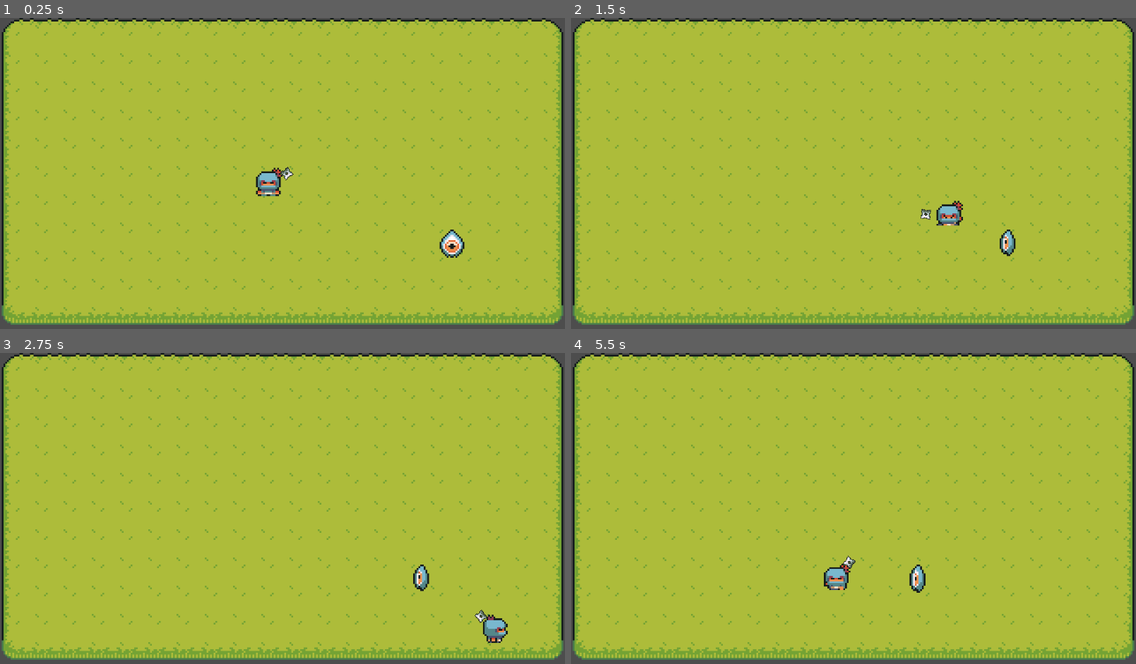
Above: before the commit, frames 1-4 (two rows, left to right).
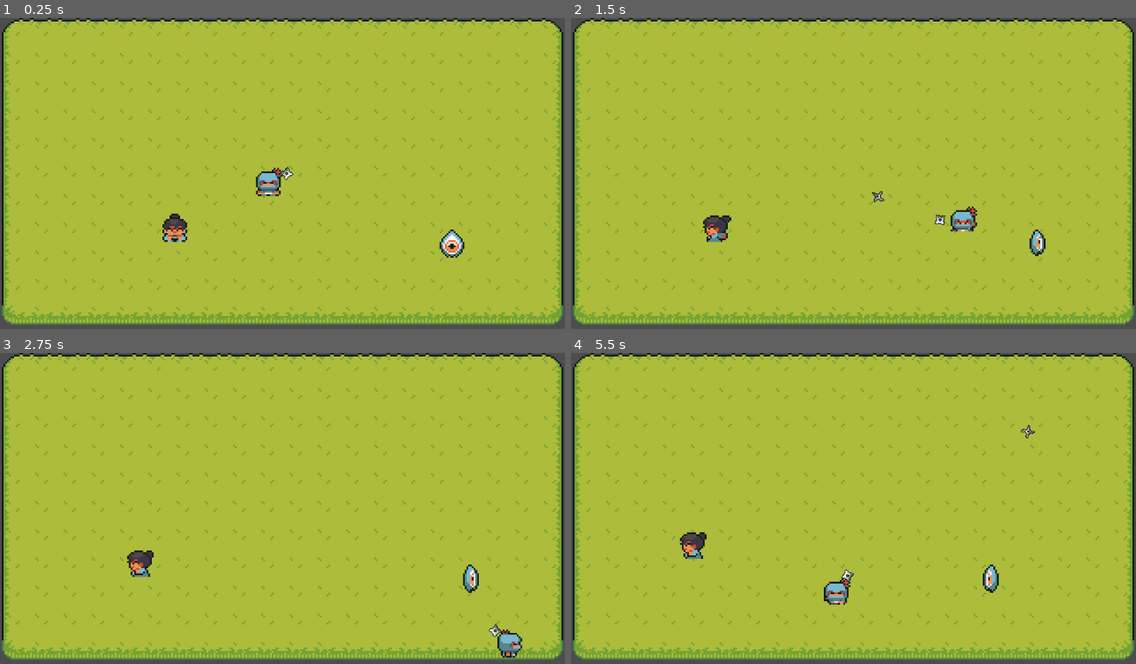
Above: after the commit, the same moments.

Repository: mystal/wild-jam-81
Game: Godot game, scene res://dev/levels/test_level.tscn
The game is run twice, just before and just after one commit, with the same random seed, the same clock (stepped at 60 frames per second) and the same inputs.
Inputs (mouse positions are in pixels of both pictures, inside the frame that each line leads up to):
- Up to frame 1 (0.25 s): no input
- Up to frame 2 (1.5 s): tap Enter at 0.5 s; move the mouse to (977, 161) at 0.52 s; hold D (move_right) 0.53-1.28 s; click (977, 161) at 0.6 s; move the mouse to (740, 192) at 1.27 s; hold S (move_down) from 1.28 s (still down); click (740, 192) at 1.35 s
- Up to frame 3 (2.75 s): move the mouse to (339, 443) at 2.02 s; release S (move_down) at 2.03 s; hold D (move_right) from 2.03 s (still down); right-click (339, 443) at 2.1 s; click (339, 443) at 2.3 s
- Up to frame 4 (5.5 s): move the mouse to (825, 573) at 2.77 s; release D (move_right) at 2.78 s; hold W (move_up) 2.78-3.53 s; click (825, 573) at 2.85 s; move the mouse to (1023, 558) at 3.52 s; hold A (move_left) 3.53-5.03 s; click (1023, 558) at 3.6 s; move the mouse to (684, 464) at 4.27 s; right-click (684, 464) at 4.35 s; click (684, 464) at 4.55 s; move the mouse to (881, 511) at 5.02 s; hold S (move_down) from 5.03 s (still down); click (881, 511) at 5.1 s

The runs differ from the first frame. In frame 1, 0.3% of the frame differs, in the area x 28-34%, y 62-73%; in frame 2, 1.3%; in frame 3, 1.3%; in frame 4, 1.4%, in the area x 19-83%, y 23-81%.

Commit message:
feat: add samurai blue NPC with idle/wander states - TODO: need to set a range on the wander state so the character stays within bounds. also slight refactor to the state machine so that we only use player or characters, and character can be an NPC or enemy

Diff:
--- a/dev/levels/test_level.tscn
+++ b/dev/levels/test_level.tscn
@@ -1,8 +1,9 @@
-[gd_scene load_steps=4 format=4 uid="uid://jao466m0tmgv"]
+[gd_scene load_steps=5 format=4 uid="uid://jao466m0tmgv"]
 
 [ext_resource type="PackedScene" uid="uid://di4r6bs6yv2t2" path="res://entities/player/player.tscn" id="1_dvnf3"]
 [ext_resource type="TileSet" uid="uid://c4rh4wjqbgjo1" path="res://levels/tilesets/floor_tileset.tres" id="1_kpeuh"]
 [ext_resource type="PackedScene" uid="uid://6fgjc66wuimr" path="res://entities/enemies/eye/evil_eye.tscn" id="3_qyr1s"]
+[ext_resource type="PackedScene" uid="uid://2ppj4lvpgxpx" path="res://entities/npc/samurai_blue/samurai_blue.tscn" id="4_dkl2h"]
 
 [node name="TestLevel" type="Node2D"]
 
@@ -24,3 +25,6 @@
 
 [node name="EvilEye" parent="." instance=ExtResource("3_qyr1s")]
 position = Vector2(256, 128)
+
+[node name="SamuraiBlue" parent="." instance=ExtResource("4_dkl2h")]
+position = Vector2(99, 119)
--- a/entities/enemies/base/enemy.gd
+++ b/entities/character/character.gd
@@ -1,4 +1,4 @@
-class_name Enemy extends CharacterBody2D
+class_name Character extends CharacterBody2D
 
 @export var state_machine: StateMachine
 @export var speed: float = 30.0
@@ -10,7 +10,7 @@
 var direction = Vector2.ZERO
 
 func _ready() -> void:
-	state_machine.register_enemy(self)
+	state_machine.register_character(self)
 
 func _physics_process(delta: float) -> void:
 	state_machine.physics_update(delta)
--- /dev/null
+++ b/entities/dialogue/dialogue_system.gd
@@ -0,0 +1,3 @@
+@tool
+@icon("res://entities/dialogue/dialogue_icon.png")
+class_name DialogueSystemNode extends CanvasLayer
--- /dev/null
+++ b/entities/dialogue/dialogue_system.tscn
@@ -0,0 +1,16 @@
+[gd_scene load_steps=2 format=3 uid="uid://47efbw7y2jo6"]
+
+[ext_resource type="Script" uid="uid://c6ssd3edqjcdr" path="res://entities/dialogue/dialogue_system.gd" id="1_q5vcs"]
+
+[node name="DialogueSystem" type="CanvasLayer"]
+process_mode = 3
+layer = 0
+script = ExtResource("1_q5vcs")
+
+[node name="DialogueUI" type="Control" parent="."]
+layout_mode = 3
+anchors_preset = 15
+anchor_right = 1.0
+anchor_bottom = 1.0
+grow_horizontal = 2
+grow_vertical = 2
--- a/entities/enemies/eye/evil_eye.gd
+++ b/entities/enemies/eye/evil_eye.gd
@@ -1,5 +1,5 @@
 class_name EvilEye
-extends Enemy
+extends Character
 
 
 
--- a/entities/enemies/eye/evil_eye.tscn
+++ b/entities/enemies/eye/evil_eye.tscn
@@ -3,8 +3,8 @@
 [ext_resource type="Texture2D" uid="uid://dwa1120kyklxd" path="res://entities/enemies/eye/Eye.png" id="1_5uapc"]
 [ext_resource type="Script" uid="uid://cv53o26o4hrdo" path="res://entities/enemies/eye/evil_eye.gd" id="1_pjvrm"]
 [ext_resource type="Script" uid="uid://ck546dr231fd3" path="res://shared/state_machine/state_machine.gd" id="3_opgvx"]
-[ext_resource type="Script" uid="uid://mxkmp63b5r2q" path="res://shared/states/enemy/enemy_idle.gd" id="4_g6cxc"]
-[ext_resource type="Script" uid="uid://dc8fwskd6age5" path="res://shared/states/enemy/enemy_wander.gd" id="5_huq3g"]
+[ext_resource type="Script" uid="uid://mxkmp63b5r2q" path="res://shared/states/character/character_idle.gd" id="4_g6cxc"]
+[ext_resource type="Script" uid="uid://dc8fwskd6age5" path="res://shared/states/character/character_wander.gd" id="5_huq3g"]
 
 [sub_resource type="AtlasTexture" id="AtlasTexture_pjvrm"]
 atlas = ExtResource("1_5uapc")
--- /dev/null
+++ b/entities/npc/samurai_blue/samurai_blue.gd
@@ -0,0 +1 @@
+class_name SamuraiBlue extends Character
--- /dev/null
+++ b/entities/npc/samurai_blue/samurai_blue.tscn
@@ -0,0 +1,223 @@
+[gd_scene load_steps=28 format=3 uid="uid://2ppj4lvpgxpx"]
+
+[ext_resource type="Script" uid="uid://d2v08iupmiwxm" path="res://entities/npc/samurai_blue/samurai_blue.gd" id="1_0x5ob"]
+[ext_resource type="Texture2D" uid="uid://bge73r8atlur1" path="res://entities/npc/samurai_blue/SpriteSheet.png" id="2_3nji8"]
+[ext_resource type="Script" uid="uid://ck546dr231fd3" path="res://shared/state_machine/state_machine.gd" id="3_0x5ob"]
+[ext_resource type="Script" uid="uid://mxkmp63b5r2q" path="res://shared/states/character/character_idle.gd" id="4_f7n7x"]
+[ext_resource type="Script" uid="uid://dc8fwskd6age5" path="res://shared/states/character/character_wander.gd" id="5_p2p3q"]
+
+[sub_resource type="AtlasTexture" id="AtlasTexture_ceyhw"]
+atlas = ExtResource("2_3nji8")
+region = Rect2(0, 0, 16, 16)
+
+[sub_resource type="AtlasTexture" id="AtlasTexture_tf28u"]
+atlas = ExtResource("2_3nji8")
+region = Rect2(32, 0, 16, 16)
+
+[sub_resource type="AtlasTexture" id="AtlasTexture_0x5ob"]
+atlas = ExtResource("2_3nji8")
+region = Rect2(48, 0, 16, 16)
+
+[sub_resource type="AtlasTexture" id="AtlasTexture_f7n7x"]
+atlas = ExtResource("2_3nji8")
+region = Rect2(16, 0, 16, 16)
+
+[sub_resource type="AtlasTexture" id="AtlasTexture_p2p3q"]
+atlas = ExtResource("2_3nji8")
+region = Rect2(0, 0, 16, 16)
+
+[sub_resource type="AtlasTexture" id="AtlasTexture_012q2"]
+atlas = ExtResource("2_3nji8")
+region = Rect2(0, 16, 16, 16)
+
+[sub_resource type="AtlasTexture" id="AtlasTexture_duuol"]
+atlas = ExtResource("2_3nji8")
+region = Rect2(0, 32, 16, 16)
+
+[sub_resource type="AtlasTexture" id="AtlasTexture_hjdsa"]
+atlas = ExtResource("2_3nji8")
+region = Rect2(0, 48, 16, 16)
+
+[sub_resource type="AtlasTexture" id="AtlasTexture_arkyt"]
+atlas = ExtResource("2_3nji8")
+region = Rect2(32, 0, 16, 16)
+
+[sub_resource type="AtlasTexture" id="AtlasTexture_vk6to"]
+atlas = ExtResource("2_3nji8")
+region = Rect2(32, 16, 16, 16)
+
+[sub_resource type="AtlasTexture" id="AtlasTexture_cdggv"]
+atlas = ExtResource("2_3nji8")
+region = Rect2(32, 32, 16, 16)
+
+[sub_resource type="AtlasTexture" id="AtlasTexture_r7jxk"]
+atlas = ExtResource("2_3nji8")
+region = Rect2(32, 48, 16, 16)
+
+[sub_resource type="AtlasTexture" id="AtlasTexture_2uiib"]
+atlas = ExtResource("2_3nji8")
+region = Rect2(48, 0, 16, 16)
+
+[sub_resource type="AtlasTexture" id="AtlasTexture_731oe"]
+atlas = ExtResource("2_3nji8")
+region = Rect2(48, 16, 16, 16)
+
+[sub_resource type="AtlasTexture" id="AtlasTexture_8vaqv"]
+atlas = ExtResource("2_3nji8")
+region = Rect2(48, 32, 16, 16)
+
+[sub_resource type="AtlasTexture" id="AtlasTexture_k53l0"]
+atlas = ExtResource("2_3nji8")
+region = Rect2(48, 48, 16, 16)
+
+[sub_resource type="AtlasTexture" id="AtlasTexture_3nji8"]
+atlas = ExtResource("2_3nji8")
+region = Rect2(16, 0, 16, 16)
+
+[sub_resource type="AtlasTexture" id="AtlasTexture_crxmt"]
+atlas = ExtResource("2_3nji8")
+region = Rect2(16, 16, 16, 16)
+
+[sub_resource type="AtlasTexture" id="AtlasTexture_l1avb"]
+atlas = ExtResource("2_3nji8")
+region = Rect2(16, 32, 16, 16)
+
+[sub_resource type="AtlasTexture" id="AtlasTexture_7m1di"]
+atlas = ExtResource("2_3nji8")
+region = Rect2(16, 48, 16, 16)
+
+[sub_resource type="SpriteFrames" id="SpriteFrames_egaep"]
+animations = [{
+"frames": [{
+"duration": 1.0,
+"texture": SubResource("AtlasTexture_ceyhw")
+}],
+"loop": false,
+"name": &"idle_down",
+"speed": 5.0
+}, {
+"frames": [{
+"duration": 1.0,
+"texture": SubResource("AtlasTexture_tf28u")
+}],
+"loop": false,
+"name": &"idle_left",
+"speed": 5.0
+}, {
+"frames": [{
+"duration": 1.0,
+"texture": SubResource("AtlasTexture_0x5ob")
+}],
+"loop": false,
+"name": &"idle_right",
+"speed": 5.0
+}, {
+"frames": [{
+"duration": 1.0,
+"texture": SubResource("AtlasTexture_f7n7x")
+}],
+"loop": false,
+"name": &"idle_up",
+"speed": 5.0
+}, {
+"frames": [{
+"duration": 1.0,
+"texture": SubResource("AtlasTexture_p2p3q")
+}, {
+"duration": 1.0,
+"texture": SubResource("AtlasTexture_012q2")
+}, {
+"duration": 1.0,
+"texture": SubResource("AtlasTexture_duuol")
+}, {
+"duration": 1.0,
+"texture": SubResource("AtlasTexture_hjdsa")
+}],
+"loop": false,
+"name": &"walk_down",
+"speed": 5.0
+}, {
+"frames": [{
+"duration": 1.0,
+"texture": SubResource("AtlasTexture_arkyt")
+}, {
+"duration": 1.0,
+"texture": SubResource("AtlasTexture_vk6to")
+}, {
+"duration": 1.0,
+"texture": SubResource("AtlasTexture_cdggv")
+}, {
+"duration": 1.0,
+"texture": SubResource("AtlasTexture_r7jxk")
+}],
+"loop": false,
+"name": &"walk_left",
+"speed": 5.0
+}, {
+"frames": [{
+"duration": 1.0,
+"texture": SubResource("AtlasTexture_2uiib")
+}, {
+"duration": 1.0,
+"texture": SubResource("AtlasTexture_731oe")
+}, {
+"duration": 1.0,
+"texture": SubResource("AtlasTexture_8vaqv")
+}, {
+"duration": 1.0,
+"texture": SubResource("AtlasTexture_k53l0")
+}],
+"loop": false,
+"name": &"walk_right",
+"speed": 5.0
+}, {
+"frames": [{
+"duration": 1.0,
+"texture": SubResource("AtlasTexture_3nji8")
+}, {
+"duration": 1.0,
+"texture": SubResource("AtlasTexture_crxmt")
+}, {
+"duration": 1.0,
+"texture": SubResource("AtlasTexture_l1avb")
+}, {
+"duration": 1.0,
+"texture": SubResource("AtlasTexture_7m1di")
+}],
+"loop": false,
+"name": &"walk_up",
+"speed": 5.0
+}]
+
+[sub_resource type="RectangleShape2D" id="RectangleShape2D_3nji8"]
+size = Vector2(8, 7)
+
+[node name="SamuraiBlue" type="CharacterBody2D" node_paths=PackedStringArray("state_machine", "animated_sprite_2d")]
+script = ExtResource("1_0x5ob")
+state_machine = NodePath("StateMachine")
+animated_sprite_2d = NodePath("AnimatedSprite2D")
+metadata/_custom_type_script = "uid://ruxuxd0lvmh5"
+
+[node name="AnimatedSprite2D" type="AnimatedSprite2D" parent="."]
+sprite_frames = SubResource("SpriteFrames_egaep")
+animation = &"walk_up"
+autoplay = "idle_down"
+
+[node name="CollisionShape2D" type="CollisionShape2D" parent="."]
+position = Vector2(0, 4.5)
+shape = SubResource("RectangleShape2D_3nji8")
+
+[node name="StateMachine" type="Node" parent="."]
+script = ExtResource("3_0x5ob")
+metadata/_custom_type_script = "uid://ck546dr231fd3"
+
+[node name="Idle" type="Node" parent="StateMachine" node_paths=PackedStringArray("next_state")]
+script = ExtResource("4_f7n7x")
+next_state = NodePath("../Wander")
+metadata/_custom_type_script = "uid://mxkmp63b5r2q"
+
+[node name="Wander" type="Node" parent="StateMachine" node_paths=PackedStringArray("next_state")]
+script = ExtResource("5_p2p3q")
+anim_name = "walk"
+next_state = NodePath("../Idle")
+metadata/_custom_type_script = "uid://dc8fwskd6age5"
--- a/project.godot
+++ b/project.godot
@@ -18,6 +18,7 @@
 [autoload]
 
 PlayerManager="*res://globals/player_manager.gd"
+DialogueSystem="*res://entities/dialogue/dialogue_system.gd"
 
 [display]
 
@@ -55,15 +56,15 @@
 , Object(InputEventKey,"resource_local_to_scene":false,"resource_name":"","device":-1,"window_id":0,"alt_pressed":false …(186 unchanged characters)…
 ]
 }
-attack={
-"deadzone": 0.2,
-"events": [Object(InputEventMouseButton,"resource_local_to_scene":false,"resource_name":"","device":-1,"window_id":0,"alt_pressed":false,"shift_pressed":false,"ctrl_pressed":false,"meta_pressed":false,"button_mask":1,"position":Vector2(166, 20),"global_position":Vector2(175, 68),"factor":1.0,"button_index":1,"canceled":false,"pressed":true,"double_click":false,"script":null)
-]
-}
 shoot={
 "deadzone": 0.2,
 "events": [Object(InputEventMouseButton,"resource_local_to_scene":false,"resource_name":"","device":-1,"window_id":0,"a …(256 unchanged characters)…
+, Object(InputEventMouseButton,"resource_local_to_scene":false,"resource_name":"","device":-1,"window_id":0,"alt_pressed":false,"shift_pressed":false,"ctrl_pressed":false,"meta_pressed":false,"button_mask":1,"position":Vector2(147, 8),"global_position":Vector2(156, 56),"factor":1.0,"button_index":1,"canceled":false,"pressed":true,"double_click":true,"script":null)
 ]
+}
+attack={
+"deadzone": 0.2,
+"events": []
 }
 
 [layer_names]
--- a/shared/state_machine/state.gd
+++ b/shared/state_machine/state.gd
@@ -2,7 +2,7 @@
 
 var state_machine: StateMachine = null
 var player: Player = null
-var enemy: Enemy = null
+var character: Character = null
 
 func enter() -> void:
 	pass
--- a/shared/state_machine/state_machine.gd
+++ b/shared/state_machine/state_machine.gd
@@ -3,14 +3,15 @@
 var current_state: State = null
 var states: Dictionary = {}
 var player: Player = null
-var enemy: Enemy = null
+var character: Character = null
 
 #{"idle": Idle}
 func register_player(in_player: Player) -> void:
 	player = in_player
 
-func register_enemy(in_enemy: Enemy) -> void:
-	enemy = in_enemy
+func register_character(in_character: Character) -> void:
+	character = in_character
+
 
 func _ready() -> void:
 	await owner.ready
@@ -22,7 +23,7 @@
 			#update reference to the state machine in each constituent state
 			child.state_machine = self
 			child.player = player
-			child.enemy = enemy
+			child.character = character
 
 	#default to idle state
 	if states.has("idle"):
--- a/shared/states/enemy/enemy_idle.gd
+++ b/shared/states/character/character_idle.gd
@@ -1,4 +1,4 @@
-class_name EnemyIdle extends State
+class_name CharacterIdle extends State
 
 @export var anim_name: String = "idle"
 @export_category("AI")
@@ -9,9 +9,9 @@
 var _timer: float = 0.0
 
 func enter() -> void:
-	enemy.velocity = Vector2.ZERO
+	character.velocity = Vector2.ZERO
 	_timer = randf_range(state_duration_min, state_duration_max)
-	enemy.animated_sprite_2d.play(anim_name + "_" + enemy.get_last_direction())
+	character.animated_sprite_2d.play(anim_name + "_" + character.get_last_direction())
 
 func exit() -> void:
 	pass
--- a/shared/states/enemy/enemy_wander.gd
+++ b/shared/states/character/character_wander.gd
@@ -1,4 +1,4 @@
-class_name EnemyWander extends State
+class_name CharacterWander extends State
 
 @export var anim_name: String = "wander"
 @export var wander_speed: float = 20.0
@@ -16,9 +16,9 @@
 func enter() -> void:
 	_timer = randi_range(state_cycles_min, state_cycles_max) * state_animation_duration
 	_direction = DIRECTIONS.pick_random()
-	enemy.velocity = _direction * wander_speed
-	enemy.last_direction = _direction
-	enemy.animated_sprite_2d.play(anim_name + "_" + enemy.get_last_direction())
+	character.velocity = _direction * wander_speed
+	character.last_direction = _direction
+	character.animated_sprite_2d.play(anim_name + "_" + character.get_last_direction())
 
 func exit() -> void:
 	pass
Renamed: entities/enemies/base/enemy.gd.uid -> entities/character/character.gd.uid
Binary file added: entities/dialogue/dialogue_icon.png
Not shown, added: entities/dialogue/dialogue_icon.png.import
Not shown, added: entities/dialogue/dialogue_system.gd.uid
Binary file added: entities/npc/samurai_blue/SpriteSheet.png
Not shown, added: entities/npc/samurai_blue/SpriteSheet.png.import
Not shown, added: entities/npc/samurai_blue/samurai_blue.gd.uid
Renamed: shared/states/enemy/enemy_idle.gd.uid -> shared/states/character/character_idle.gd.uid
Renamed: shared/states/enemy/enemy_wander.gd.uid -> shared/states/character/character_wander.gd.uid
